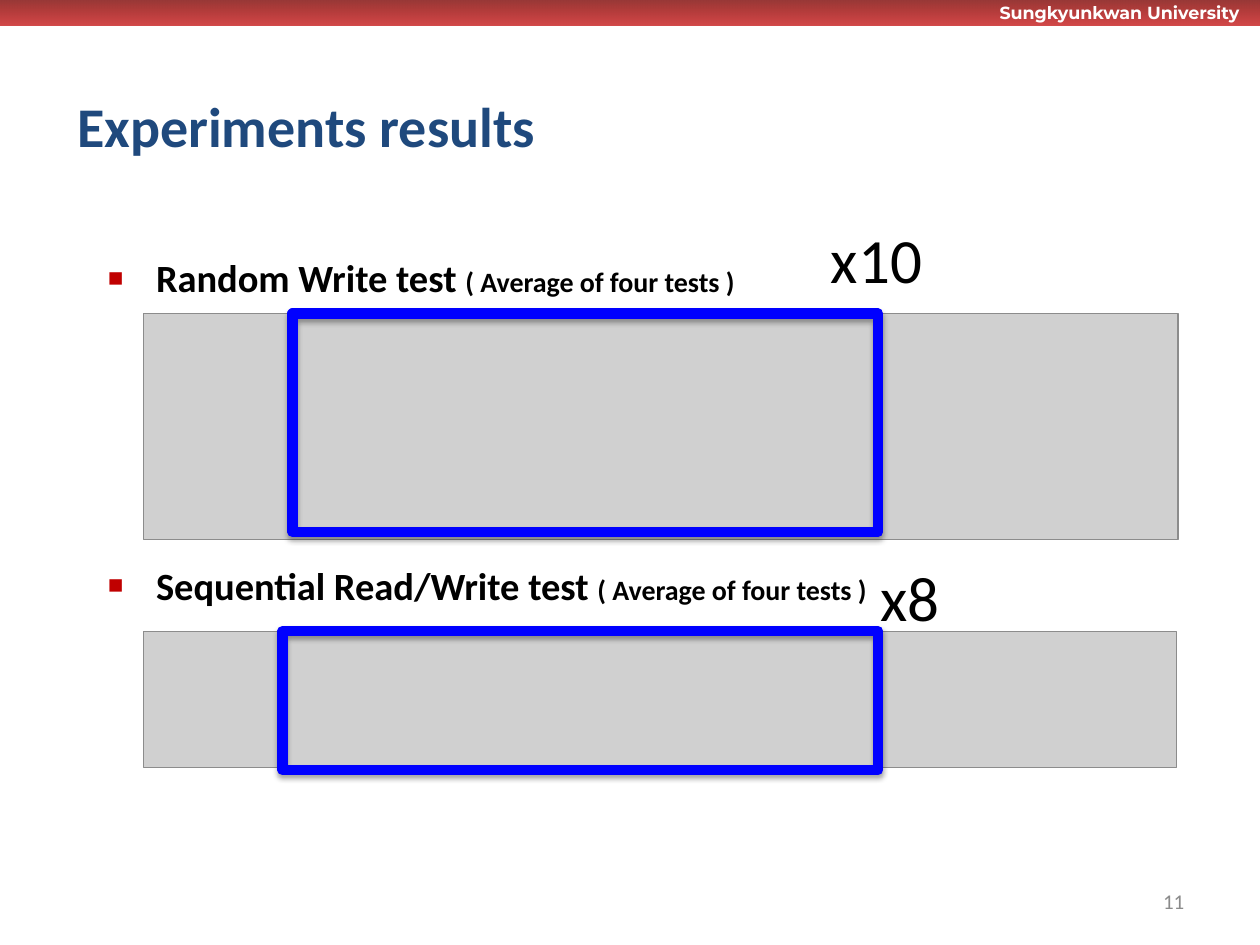
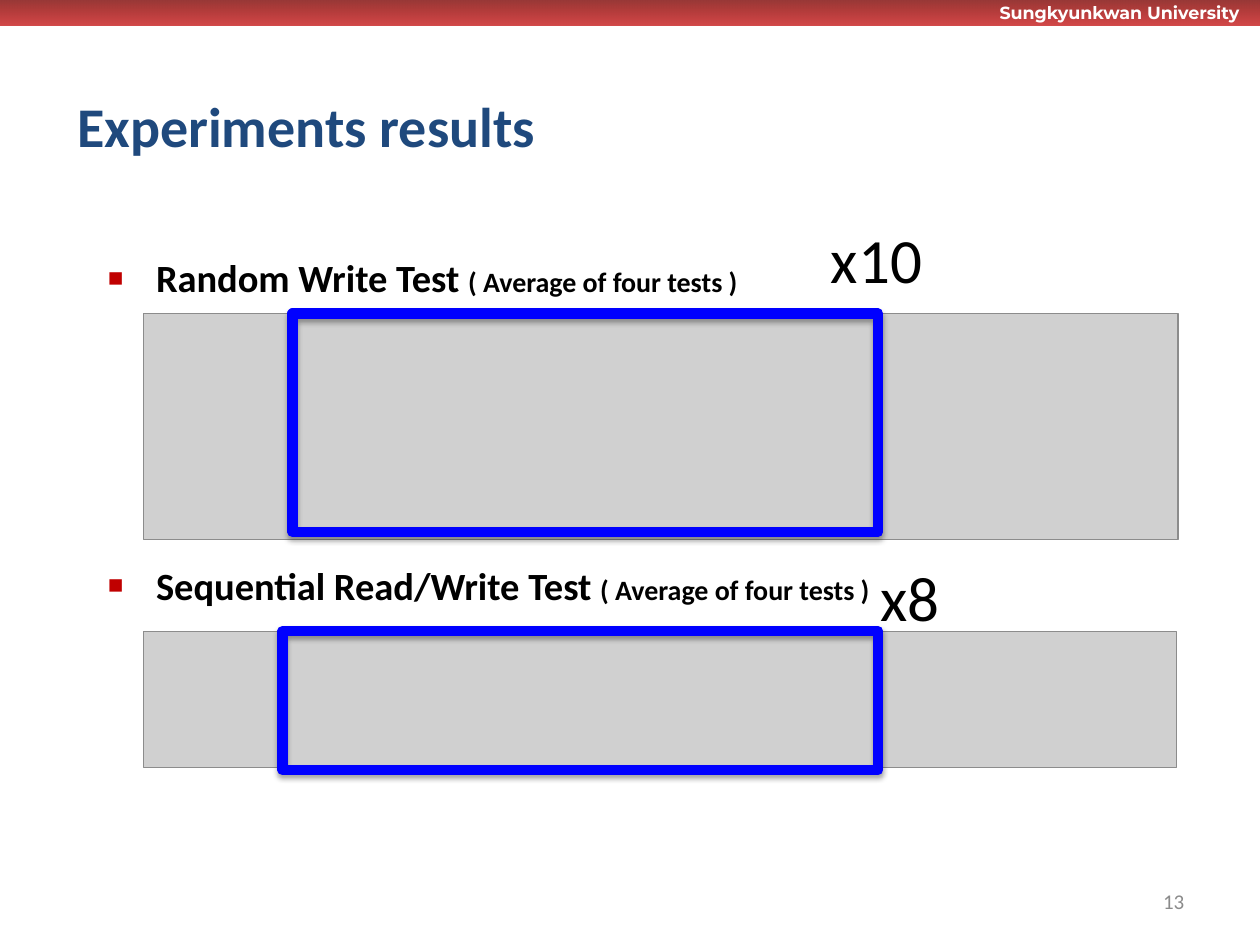
Before and after one commit to wurikiji/tutorial2-dev, a slide deck: slide 13 of docs/발표자료_주석.pptx (slide 11 before the commit). Drawn at 1260x945 pixels with LibreOffice and Linux fonts; fonts in the diff are those of the drawing; grey boxes stand for pictures; background and template pictures are left out. Boxes give left, top, right and bottom in pixels: in the first picture for what was removed or moved away, otherwise in the second. Text is boxed around its words. In the diff, an @@ line names an element or a change of style, - is before the commit and + after.

Commit message:
Presentation Final Version updated

```diff
--- a/docs/발표자료_주석.pptx
+++ b/docs/발표자료_주석.pptx
@@ text at (156, 265, 854, 606): text changed @@
-▪ Random Write test ( Average of four tests )
-▪ Sequential Read/Write test ( Average of four tests )
+▪ Random Write Test ( Average of four tests )
+▪ Sequential Read/Write Test ( Average of four tests )
@@ page number at (1163, 895, 1184, 909): text changed @@
-11
+13
```
Also in this commit, not shown: 5 other slides changed, 1 slide added, 1 other file.
